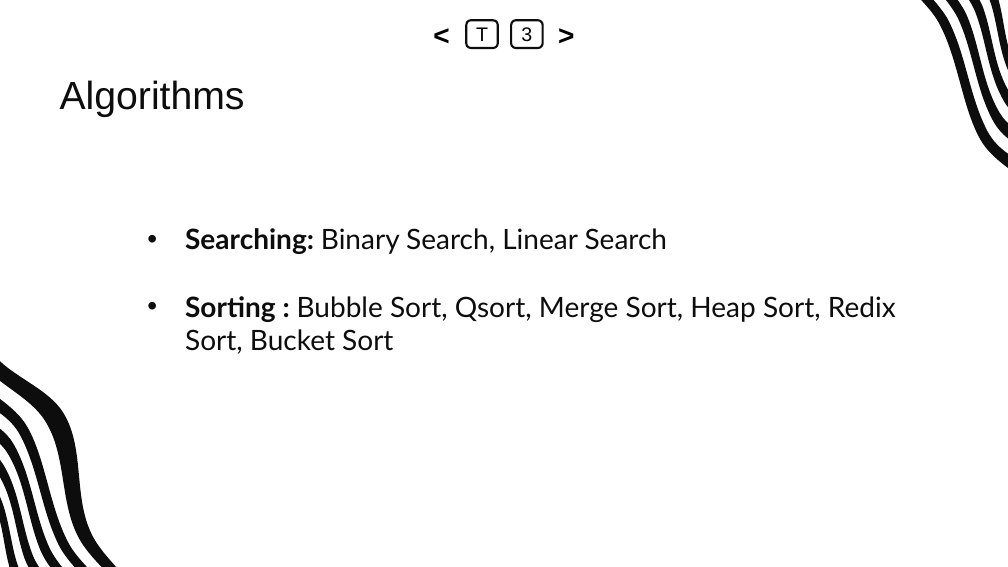
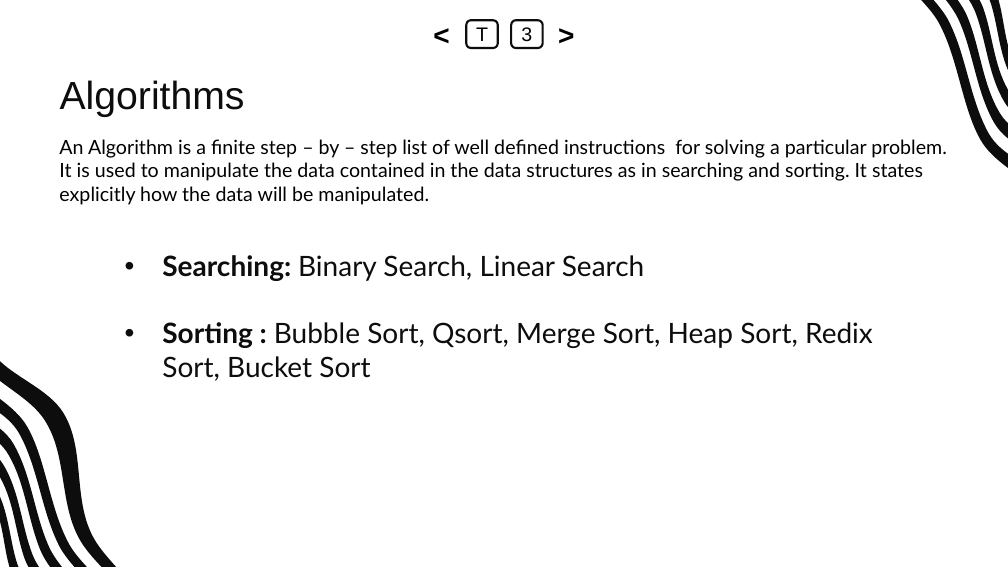
Before and after one commit to abrarhasan3/Data-Structure-Course-Content, a slide deck: slide 21 of Lecture 2/2. Data Stucture Main Concept.pptx. Drawn at 1008x567 pixels with LibreOffice and Linux fonts; fonts in the diff are those of the drawing. Boxes give left, top, right and bottom in pixels: in the first picture for what was removed or moved away, otherwise in the second. Text is boxed around its words. In the diff, an @@ line names an element or a change of style, - is before the commit and + after.

Commit message:
Added Slide

```diff
--- a/Lecture 2/2. Data Stucture Main Concept.pptx
+++ b/Lecture 2/2. Data Stucture Main Concept.pptx
@@ text added at box(59, 139, 947, 205), 14 pt, text #000000 @@
+An Algorithm is a finite step – by – step list of well defined instructions for solving a particular problem. It is used to manipulate the data contained in the data structures as in searching and sorting. It states explicitly how the data will be manipulated.
@@ text "Searching: Binary Search, Linear Search": place and size @@
-text "Searching: Binary Search, Linear Search" at box(185, 228, 896, 354)
+text "Searching: Binary Search, Linear Search" at box(162, 255, 873, 381)
```
Also in this commit, not shown: 1 other slide changed, 1 slide removed, 16 other files.
